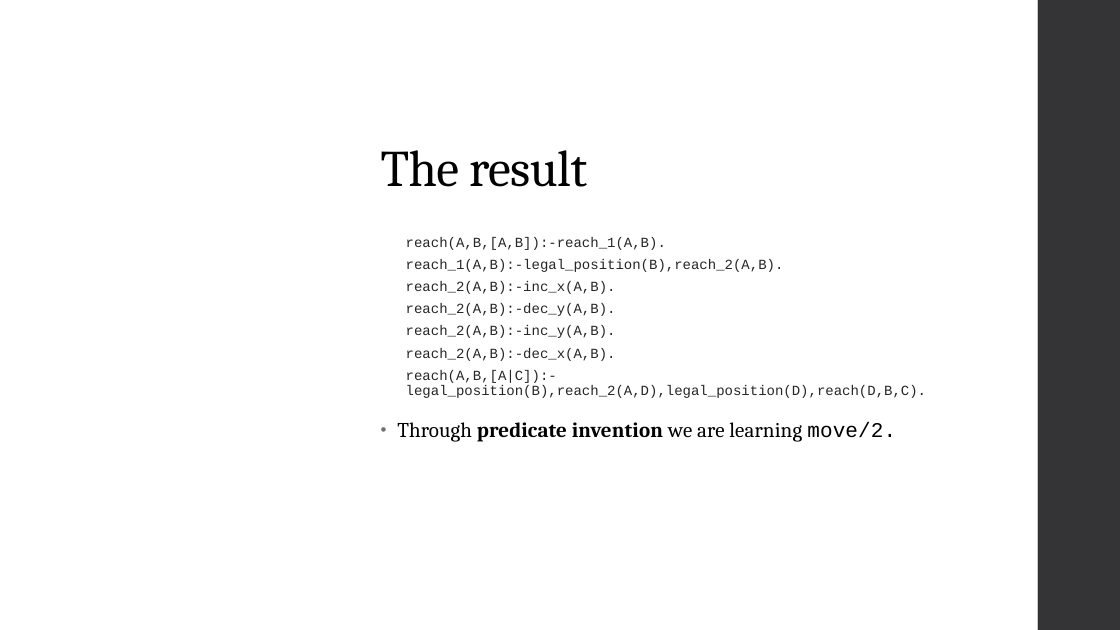
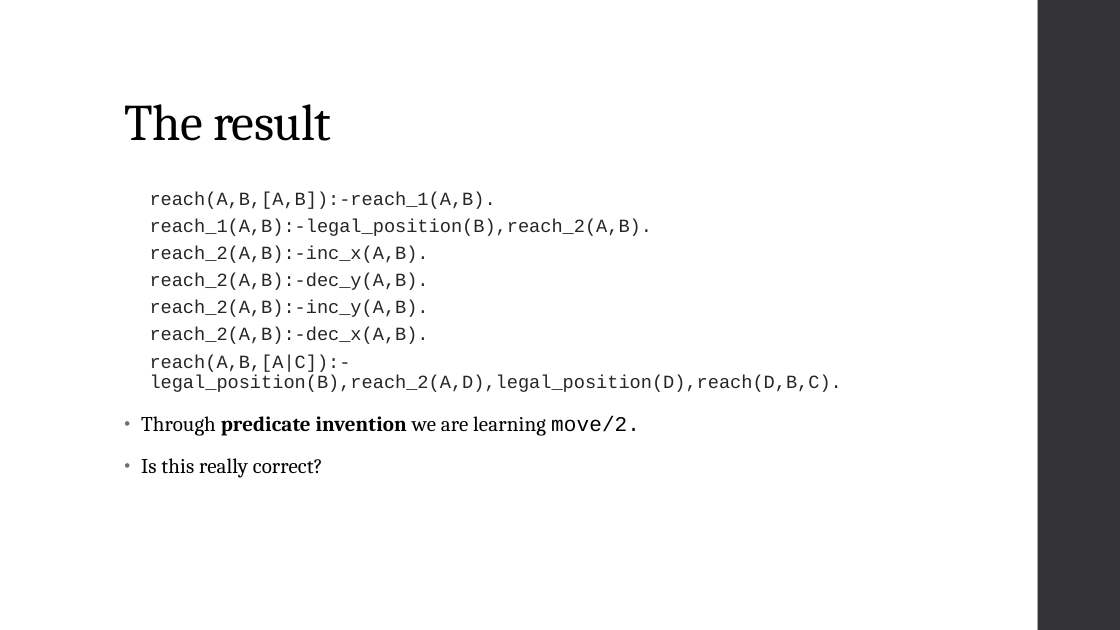
Before and after one commit to Alex-Dell1/ATAI_Maze_Project, a slide deck: slide 20 of ATAI_Presentation.pptx (slide 12 before the commit). Drawn at 1120x630 pixels with LibreOffice and Linux fonts; fonts in the diff are those of the drawing; background and template pictures are left out. Boxes give left, top, right and bottom in pixels: in the first picture for what was removed or moved away, otherwise in the second. Text is boxed around its words. In the diff, an @@ line names an element or a change of style, - is before the commit and + after.

```diff
--- a/ATAI_Presentation.pptx
+++ b/ATAI_Presentation.pptx
@@ rectangle: place and size @@
-rectangle at (327,0,1038,630)
+rectangle at (0,0,1038,630)
@@ rectangle at (0,0,1038,630): fill #FFFFFF at 91% opacity to #FFFFFF @@
@@ title "The result": place and size @@
-title "The result" at (381,150,587,187)
+title "The result" at (124,104,331,141)
@@ text "reach(A,B,[A,B]):-reach_1(A,B).": place and size @@
-text "reach(A,B,[A,B]):-reach_1(A,B)." at (397,237,926,442)
+text "reach(A,B,[A,B]):-reach_1(A,B)." at (141,192,842,478)
@@ text at (150,192,842,392): size 12 to 16 pt in "reach(A,B,[A,B]):-reach_1(A,B).", "reach_1(A,B):-legal_position(B),reach_2(A,B).", "reach_2(A,B):-inc_x(A,B).", "reach_2(A,B):-dec_y(A,B)." and 3 more places @@
@@ text at (141,458,323,478): paragraph added @@
+• Is this really correct?
```
Also in this commit, not shown: 5 other slides changed, 13 slides added, 1 other file.
